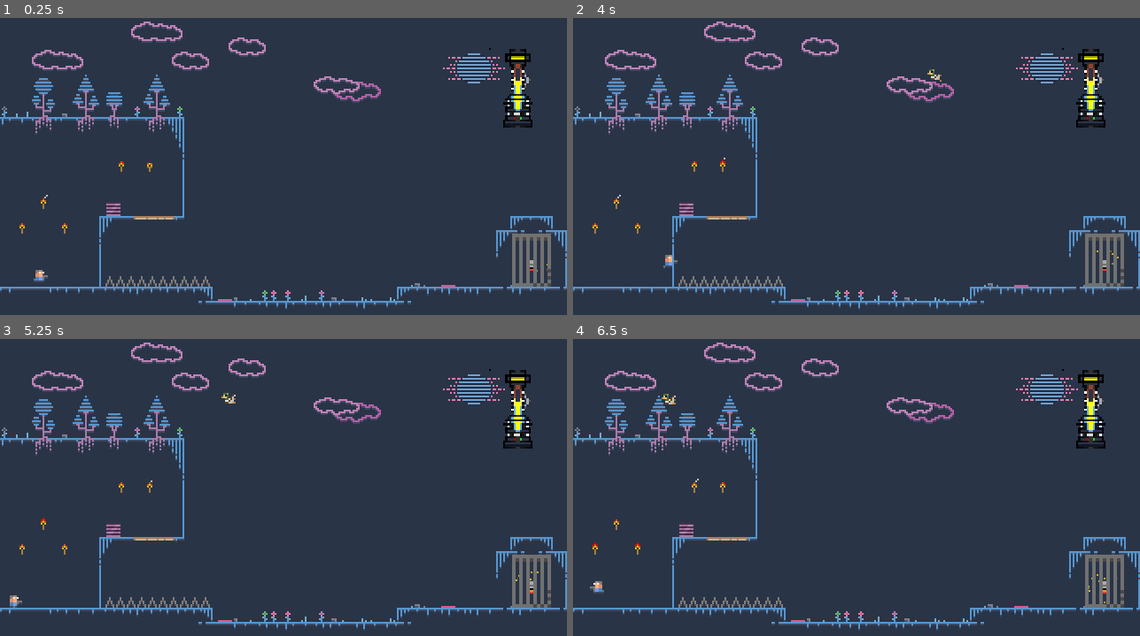
Above: before the commit, frames 1-4 (two rows, left to right).
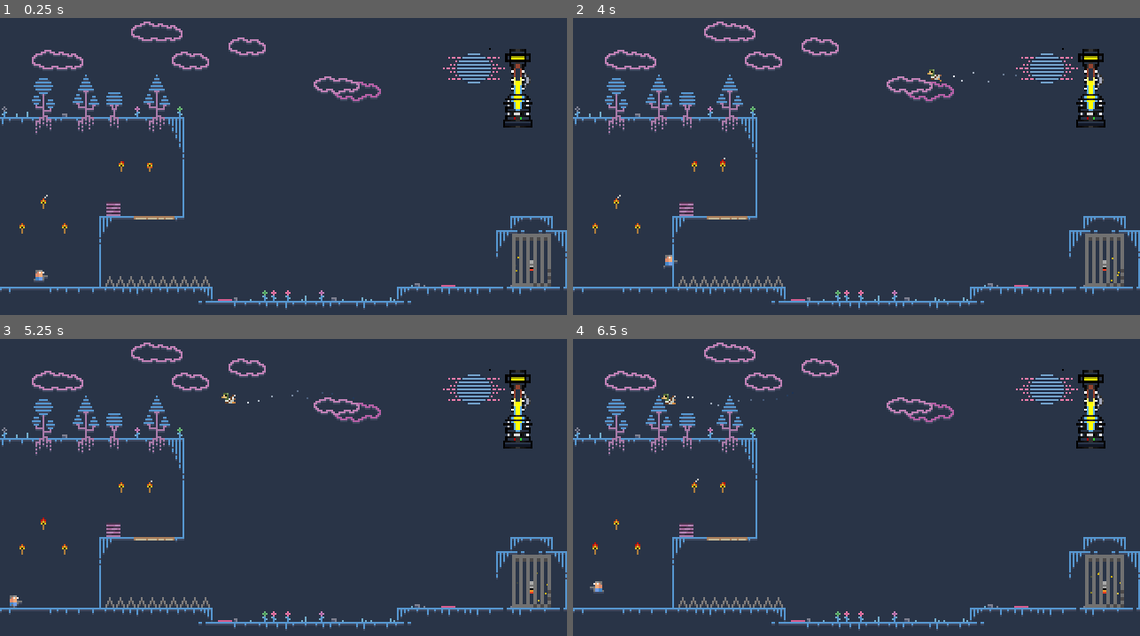
Above: after the commit, the same moments.

Repository: ddorn/gravity
Game: Godot game, scene res://Level2.tscn
Same seed, same stepped clock (60 frames per second), same inputs: the game is played once before the commit and once after it. Sound files missing from this copy of the repository are replaced by a short silence.
Inputs:
- Up to frame 1 (0.25 s): no input
- Up to frame 2 (4 s): hold Right (ui_right) 0.53-2.03 s; tap Up (ui_up) at 0.77, 1.52, 3.02, 3.77 s; tap Enter at 2 s; hold Left (ui_left) 2.03-2.78 s; hold Right (ui_right) from 2.78 s (still down)
- Up to frame 3 (5.25 s): release Right (ui_right) at 4.28 s; hold Left (ui_left) 4.28-5.03 s; tap Up (ui_up) at 4.52 s; hold Right (ui_right) from 5.03 s (still down)
- Up to frame 4 (6.5 s): release Right (ui_right) at 5.78 s; hold Left (ui_left) from 5.78 s (still down); tap Up (ui_up) at 6.02 s

The runs differ from the first frame. In frame 1, less than 0.1% of the frame differs, in the area x 90-97%, y 80-86%; in frame 2, less than 0.1%; in frame 3, less than 0.1%; in frame 4, less than 0.1%, in the area x 20-97%, y 19-89%.

Commit message:
add duck particles

Diff:
--- a/Duck.tscn
+++ b/Duck.tscn
@@ -23,6 +23,23 @@
 "values": [ 0, 1 ]
 }
 
+[sub_resource type="Gradient" id=3]
+colors = PoolColorArray( 1, 1, 1, 1, 0.027451, 0.180392, 0.392157, 0.403922 )
+
+[sub_resource type="GradientTexture" id=4]
+gradient = SubResource( 3 )
+
+[sub_resource type="ParticlesMaterial" id=5]
+emission_shape = 1
+emission_sphere_radius = 3.0
+flag_disable_z = true
+spread = 20.0
+gravity = Vector3( 0, 0, 0 )
+initial_velocity = 10.0
+orbit_velocity = 0.0
+orbit_velocity_random = 0.0
+color_ramp = SubResource( 4 )
+
 [node name="Duck" type="KinematicBody2D"]
 script = ExtResource( 2 )
 
@@ -32,8 +49,15 @@
 [node name="Sprite" type="Sprite" parent="."]
 texture = ExtResource( 1 )
 vframes = 2
+frame = 1
 
 [node name="Animation" type="AnimationPlayer" parent="Sprite"]
 anims/default = SubResource( 2 )
 
 [node name="Kill" type="AudioStreamPlayer2D" parent="."]
+
+[node name="Particles2D" type="Particles2D" parent="."]
+position = Vector2( 3, 0 )
+amount = 10
+local_coords = false
+process_material = SubResource( 5 )
Not shown: 1 places in Duck.tscn that only renumber resources
